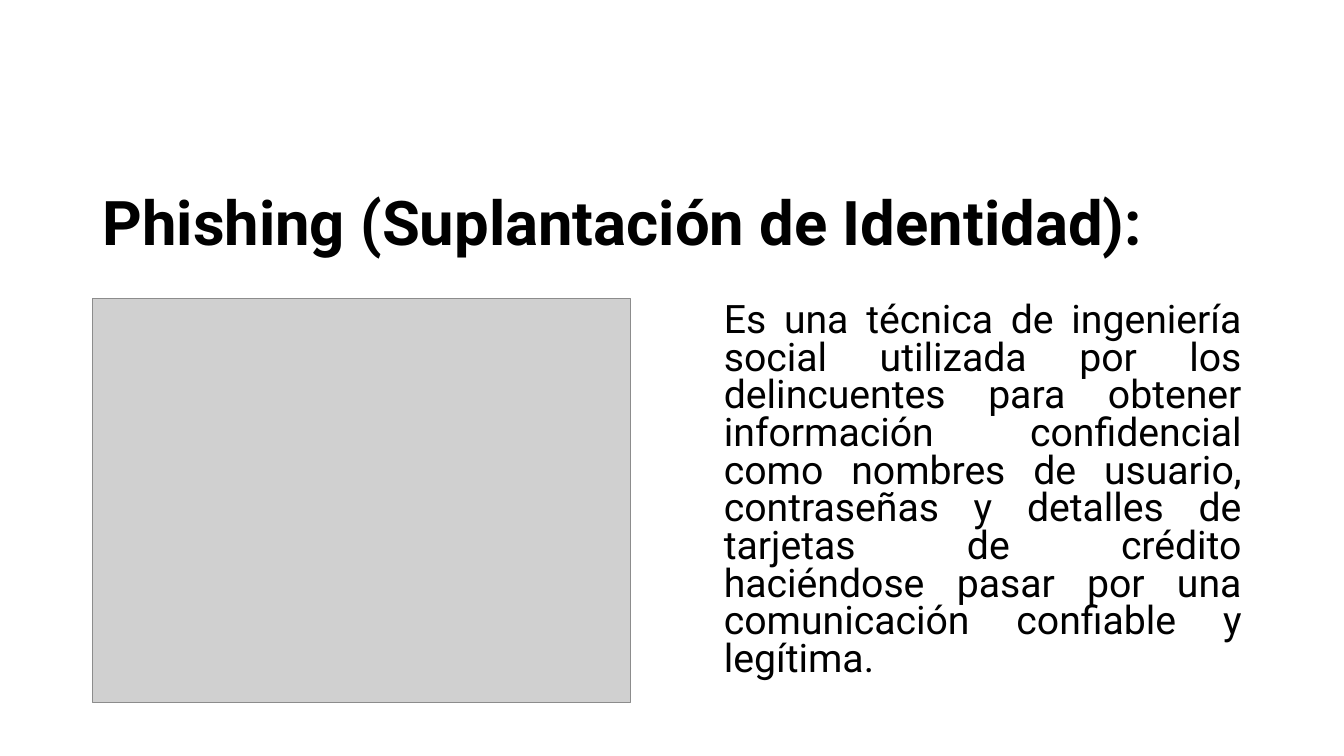
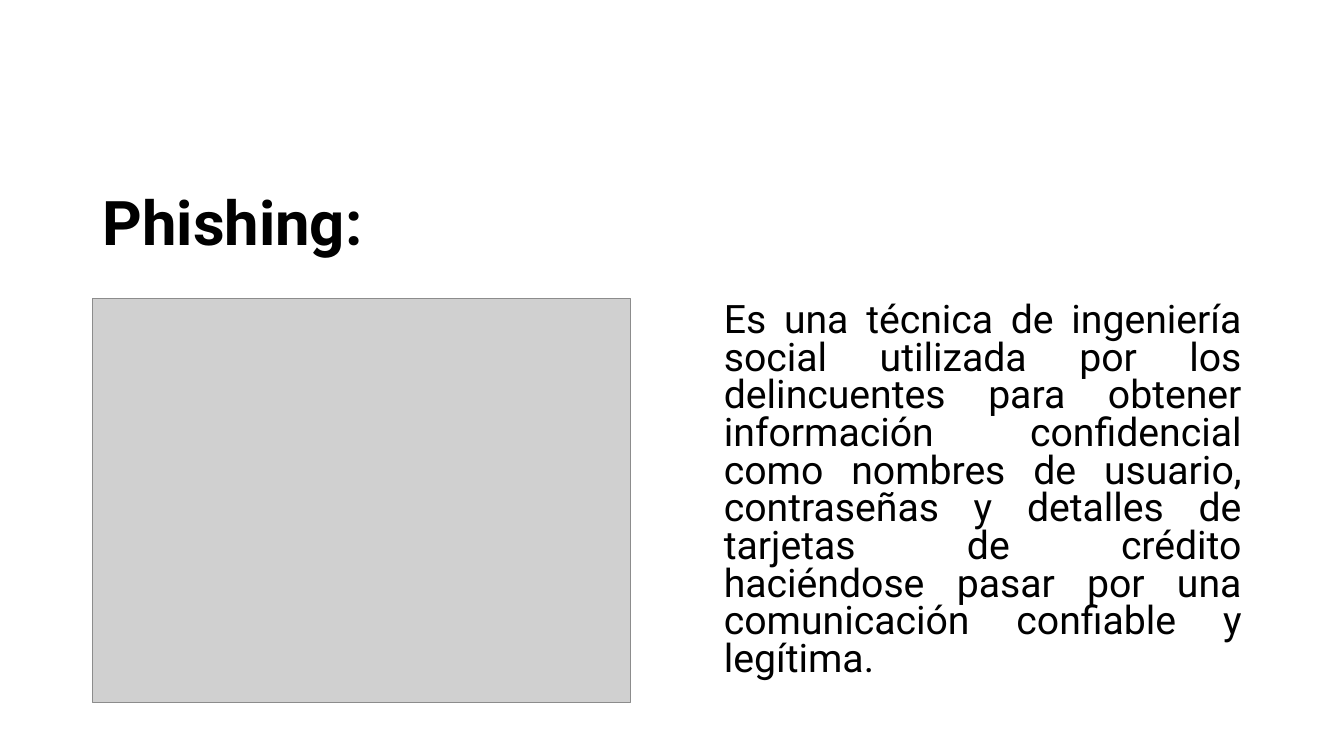
Before and after one commit to diego2097/proyecto-spti, a slide deck: slide 4 of Docs/Presentation/Presentation.pptx (slide 5 before the commit). Drawn at 1344x756 pixels with LibreOffice and Linux fonts; fonts in the diff are those of the drawing; grey boxes stand for pictures; background and template pictures are left out. Boxes give left, top, right and bottom in pixels: in the first picture for what was removed or moved away, otherwise in the second. Text is boxed around its words. In the diff, an @@ line names an element or a change of style, - is before the commit and + after.

Commit message:
presentacion fixed

```diff
--- a/Docs/Presentation/Presentation.pptx
+++ b/Docs/Presentation/Presentation.pptx
@@ title at [102, 198, 362, 258]: text changed @@
-Phishing (Suplantación de Identidad):
+Phishing:
```
Also in this commit, not shown: 1 other slide changed, 2 slides added.
